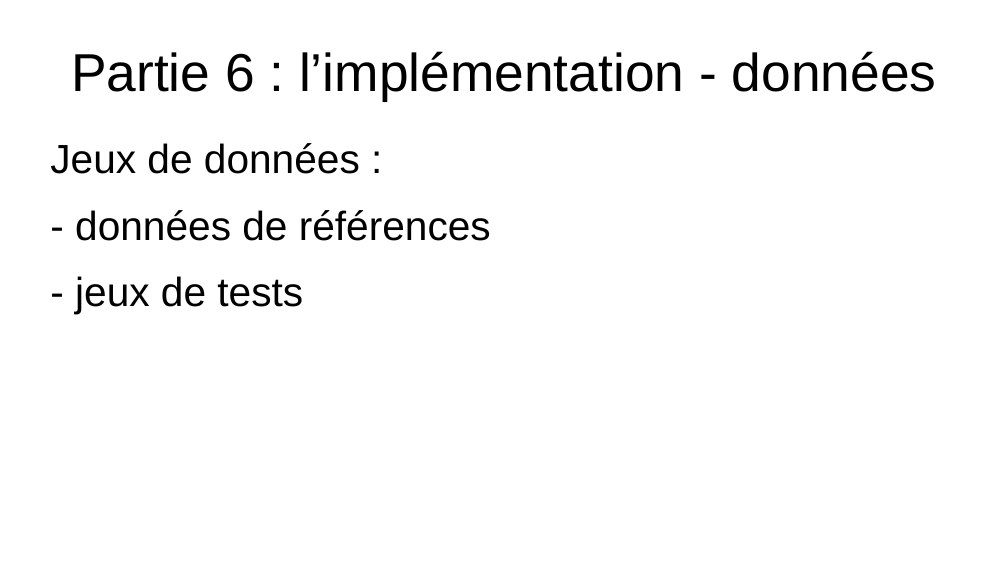
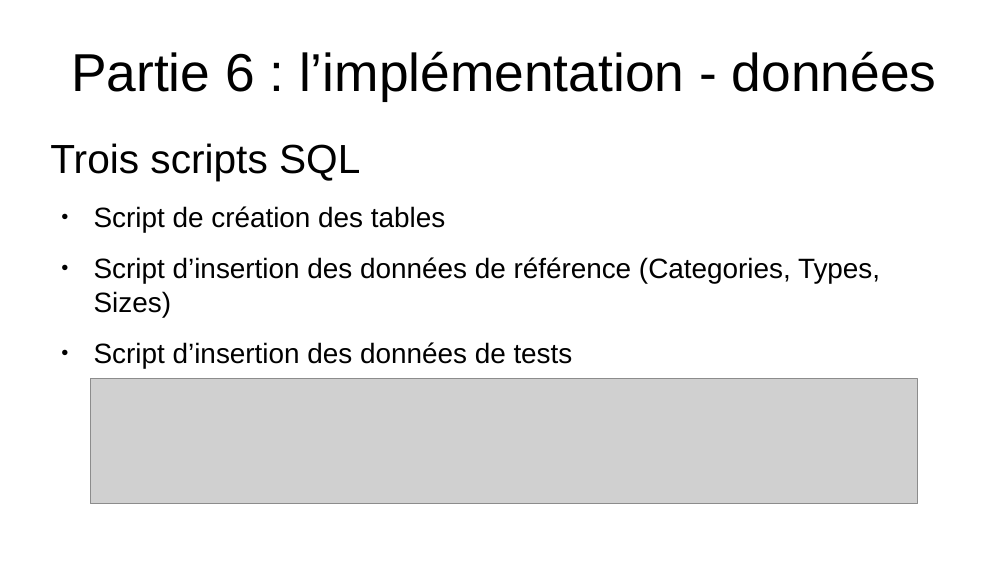
Before and after one commit to EmmaBroudic/Projet-Nooky, a slide deck: slide 44 of doc/Nooky.odp (slide 43 before the commit). Drawn at 1008x567 pixels with LibreOffice and Linux fonts; fonts in the diff are those of the drawing; grey boxes stand for pictures. Boxes give left, top, right and bottom in pixels: in the first picture for what was removed or moved away, otherwise in the second. Text is boxed around its words. In the diff, an @@ line names an element or a change of style, - is before the commit and + after.

```diff
--- a/doc/Nooky.odp
+++ b/doc/Nooky.odp
@@ text at [50,143,880,369]: text changed; size 32 to 22 pt @@
-Jeux de données :
-- données de références
-- jeux de tests
+Trois scripts SQL
+● Script de création des tables
+● Script d’insertion des données de référence (Categories, Types, Sizes)
+● Script d’insertion des données de tests
@@ picture added at [91,379,918,504] @@
```
Also in this commit, not shown: 5 other slides changed, 9 slides added, 1 slide removed, 7 other files.
